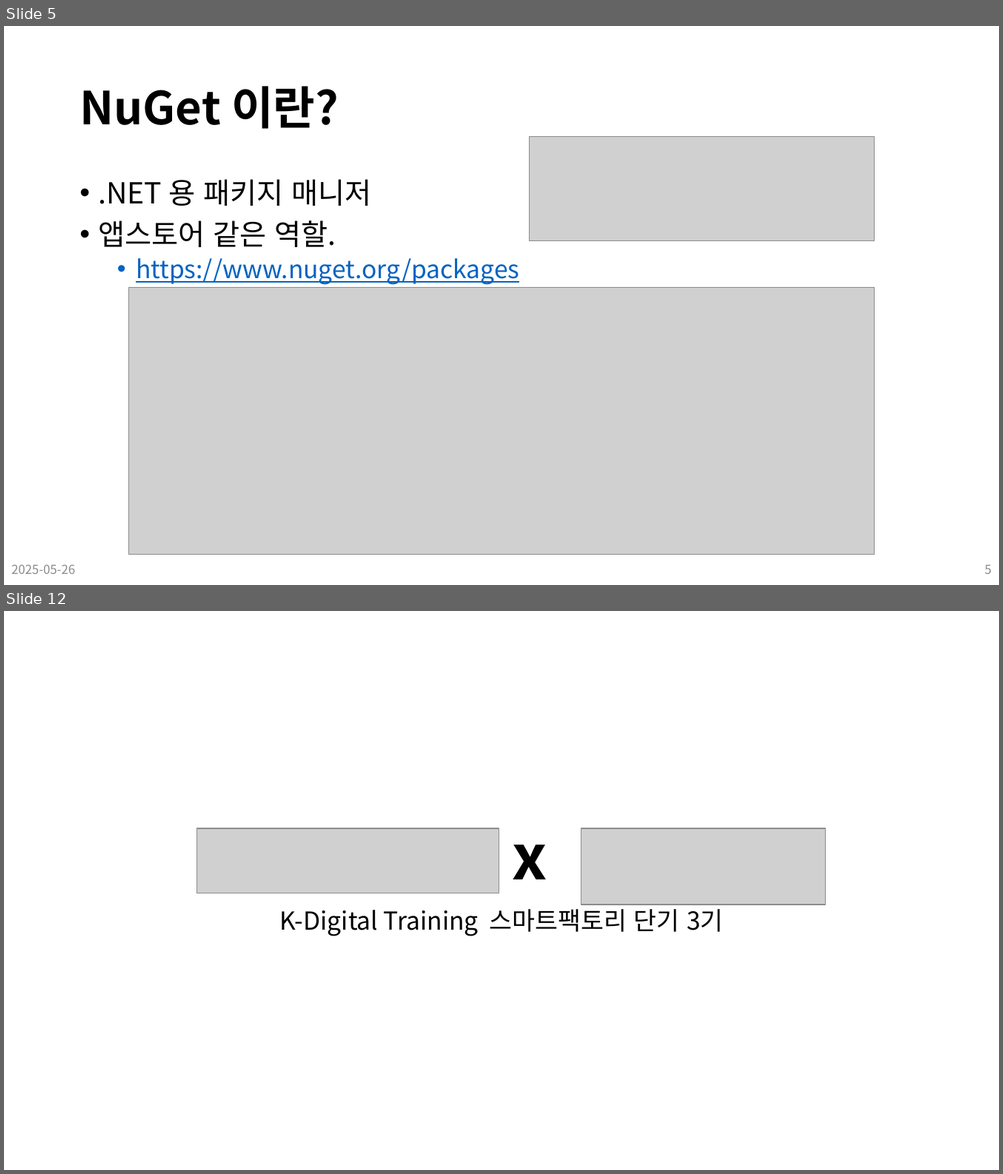
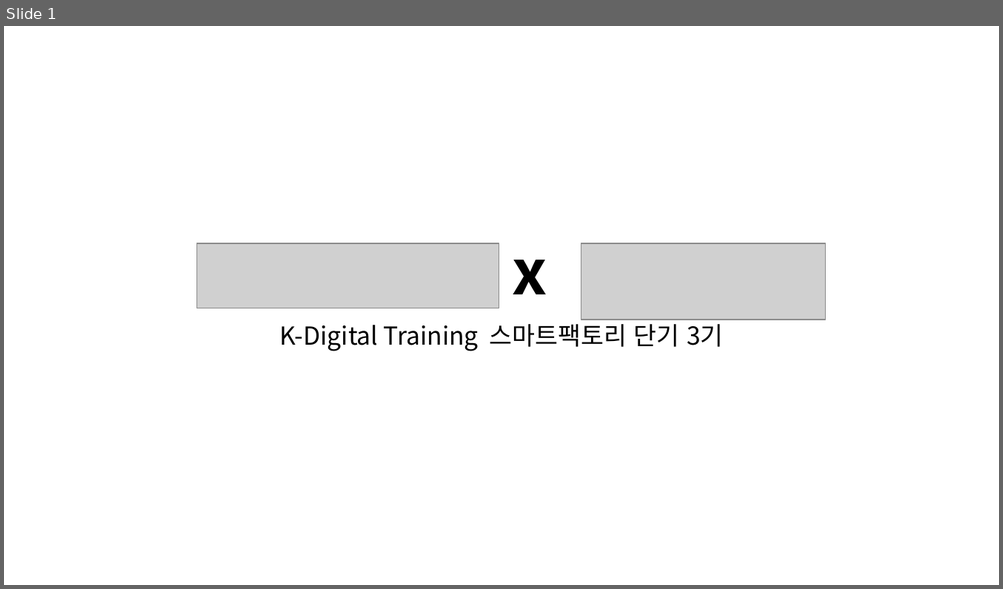
Before and after one commit to Leader-Lesson/KDT_SF_Short_5th, a slide deck: material/21_CSharp_WPF (DataFrame).pptx. Shown one above the other, each under a label of ours: slides 5 and 12 before the commit, slide 1 after it; the slides between them are not shown. The pictures are 1003x1174 and 1003x589 pixels, drawn with LibreOffice and Linux fonts; fonts in the diff are those of the drawing; grey boxes stand for pictures; background and template pictures are left out. Boxes give left, top, right and bottom in pixels: in the first picture for what was removed or moved away, otherwise in the second. Text is boxed around its words. In the diff, an @@ line names an element or a change of style, - is before the commit and + after.

```diff
--- a/material/21_CSharp_WPF (DataFrame).pptx
+++ b/material/21_CSharp_WPF (DataFrame).pptx
@@ slide 5 removed at (4,26,999,585), background #FFFFFF @@
@@ title removed at (79,86,338,129) @@
-NuGet 이란?
@@ picture removed at (529,136,874,241) @@
@@ text removed at (99,179,520,285) @@
-• .NET 용 패키지 매니저
-• 앱스토어 같은 역할.
-  • https://www.nuget.org/packages
@@ picture removed at (128,287,875,554) @@
@@ text removed at (11,565,75,574) @@
-2025-05-26
@@ page number removed at (984,565,991,574) @@
-5
@@ what was slide 12 is now slide 1 @@
```
Also in this commit, not shown: 10 other slides removed, 11 other files.
